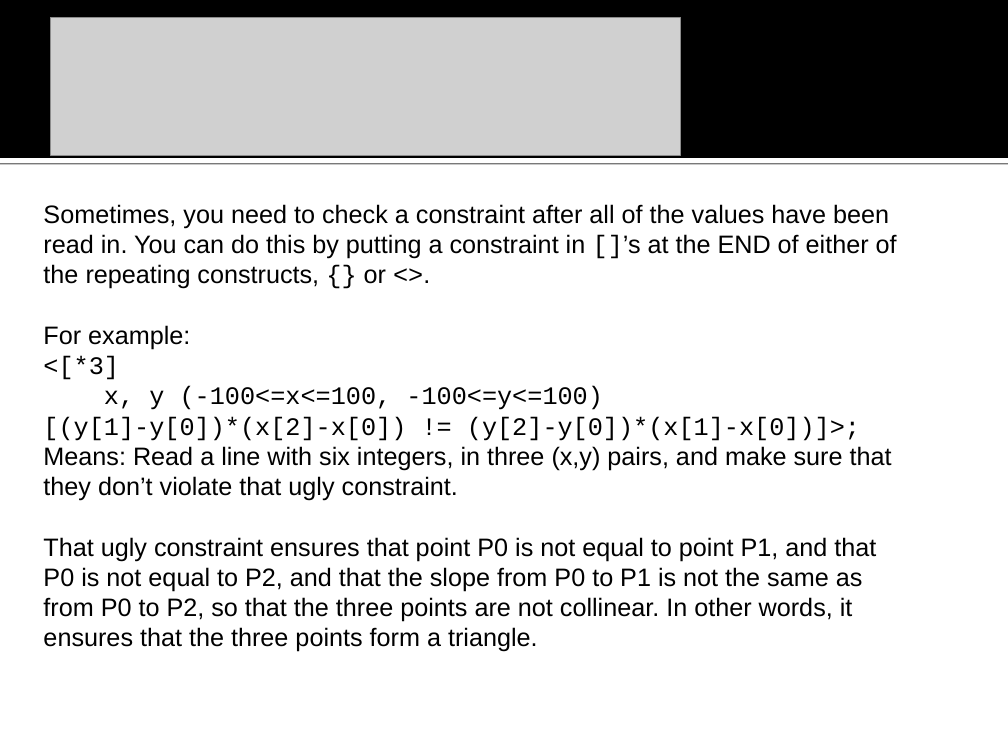
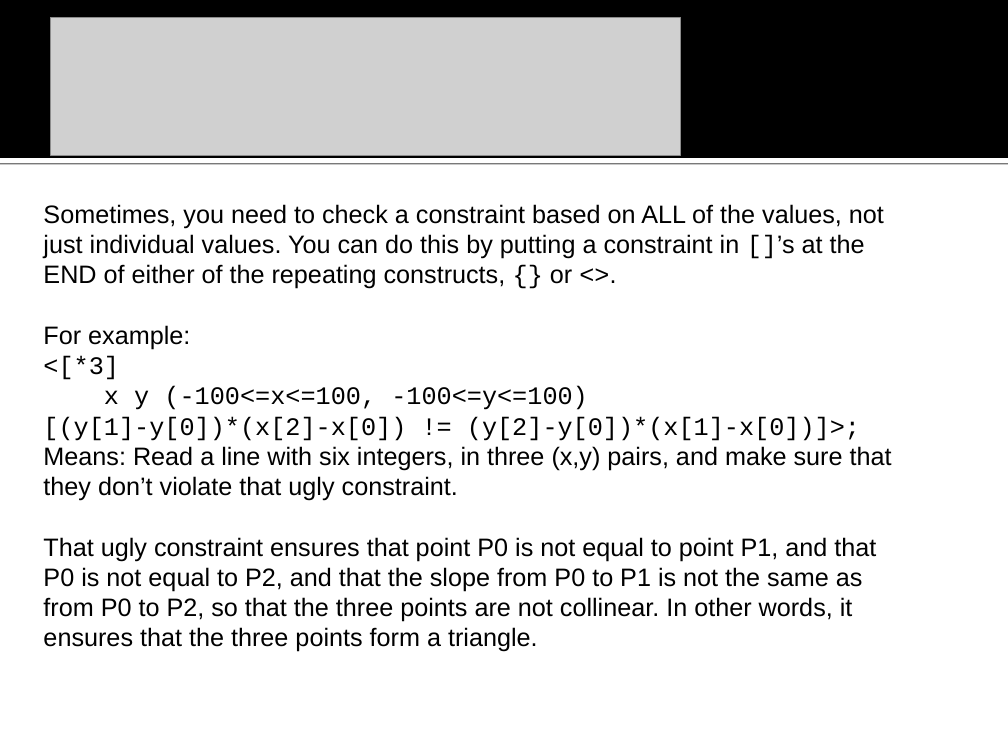
Before and after one commit to na-icpc/viva, a slide deck: slide 15 of Input Verifier/doc/VIVA vanbs Input Verification Assistant.ppt. Drawn at 1008x756 pixels with LibreOffice and Linux fonts; fonts in the diff are those of the drawing; grey boxes stand for pictures; background and template pictures are left out. Boxes give left, top, right and bottom in pixels: in the first picture for what was removed or moved away, otherwise in the second. Text is boxed around its words. In the diff, an @@ line names an element or a change of style, - is before the commit and + after.

```diff
--- a/Input Verifier/doc/VIVA vanbs Input Verification Assistant.ppt
+++ b/Input Verifier/doc/VIVA vanbs Input Verification Assistant.ppt
@@ text at <box>43,204,884,289</box>: text changed @@
-Sometimes, you need to check a constraint after all of the values have been read in. You can do this by putting a constraint in []’s at the END of either of the repeating constructs, {} or <>.
+Sometimes, you need to check a constraint based on ALL of the values, not just individual values. You can do this by putting a constraint in []’s at the END of either of the repeating constructs, {} or <>.
@@ text at <box>104,386,588,410</box>: text changed @@
-x, y (-100<=x<=100, -100<=y<=100)
+x y (-100<=x<=100, -100<=y<=100)
```
Also in this commit, not shown: 12 other slides changed, 17 slides added, 3 slides removed, 14 other files.
